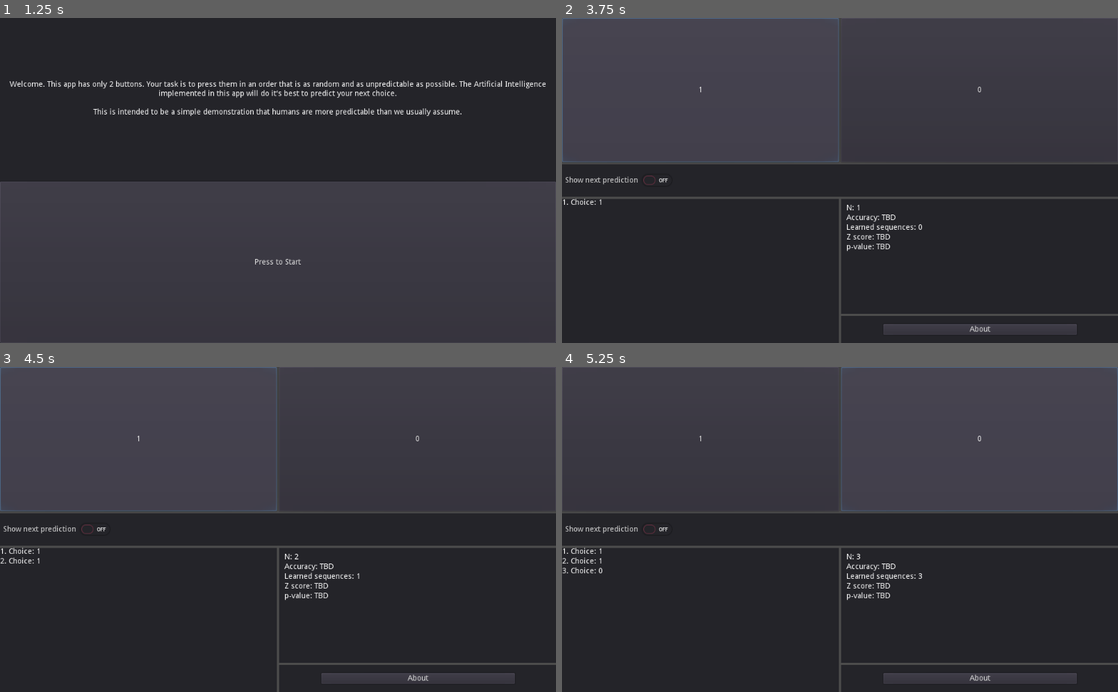
Above: before the commit, frames 1-4 (two rows, left to right).
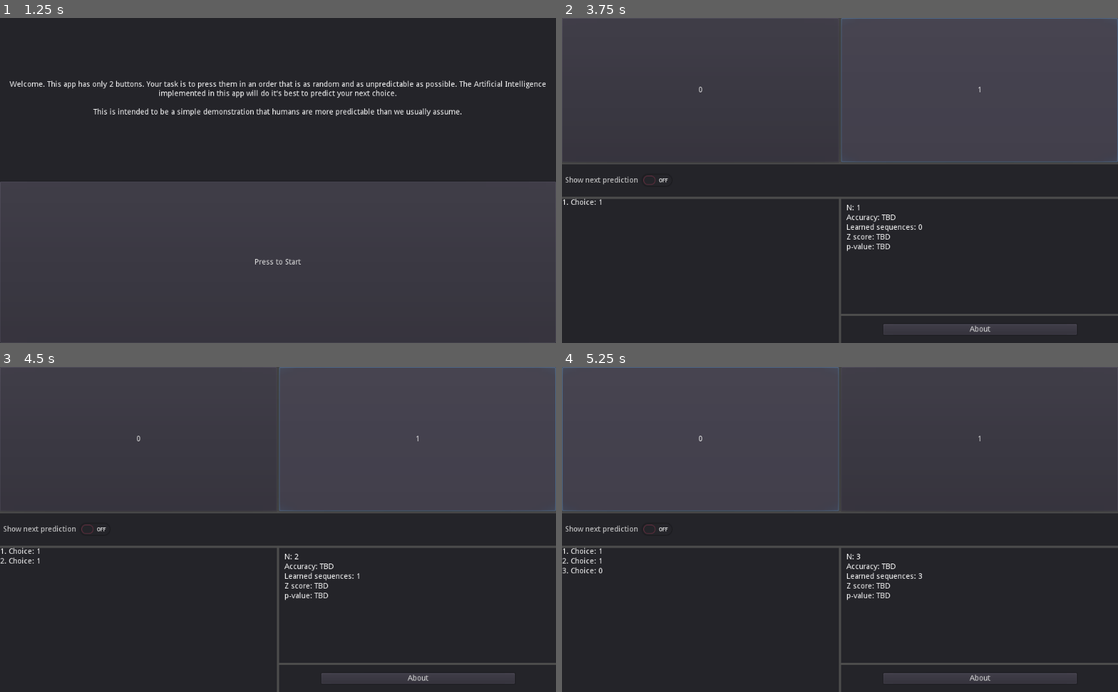
Above: after the commit, the same moments.

Repository: Winsalot/HumanRandomnessTest
Game: Godot game, scene res://Main.tscn
The game is run twice, just before and just after one commit, with the same random seed, the same clock (stepped at 60 frames per second) and the same inputs.
Inputs:
- Up to frame 1 (1.25 s): click "0" at 0.5 s
- Up to frame 2 (3.75 s): click "Press to Start" at 1.25 s; click "Show next prediction" at 2 s; click "Show next prediction" at 2.75 s; click "1" at 3.5 s
- Up to frame 3 (4.5 s): click "1" at 4.25 s
- Up to frame 4 (5.25 s): click "0" at 5 s

Frame 1 is identical in both runs. In frame 2, 0.9% of the frame differs, in the area x 0-100%, y 0-45%; in frame 3, 0.9%; in frame 4, 0.9%.

Commit message:
swapped buttons

Diff:
--- a/Main.tscn
+++ b/Main.tscn
@@ -3,13 +3,13 @@
 [ext_resource path="res://Main.gd" type="Script" id=1]
 
 [sub_resource type="InputEventAction" id=1]
-action = "select_1"
+action = "select_0"
 
 [sub_resource type="ShortCut" id=2]
 shortcut = SubResource( 1 )
 
 [sub_resource type="InputEventAction" id=3]
-action = "select_0"
+action = "select_1"
 
 [sub_resource type="ShortCut" id=4]
 shortcut = SubResource( 3 )
@@ -94,25 +94,25 @@
 size_flags_horizontal = 3
 size_flags_vertical = 3
 
+[node name="Button_A" type="Button" parent="MarginContainer/Everything/ButtonBox"]
+margin_right = 510.0
+margin_bottom = 266.0
+size_flags_horizontal = 3
+size_flags_vertical = 3
+shortcut = SubResource( 2 )
+text = "0"
+
 [node name="Button_B" type="Button" parent="MarginContainer/Everything/ButtonBox"]
-margin_right = 510.0
-margin_bottom = 266.0
-size_flags_horizontal = 3
-size_flags_vertical = 3
-shortcut = SubResource( 2 )
+margin_left = 514.0
+margin_right = 1024.0
+margin_bottom = 266.0
+size_flags_horizontal = 3
+size_flags_vertical = 3
+shortcut = SubResource( 4 )
 text = "1"
 __meta__ = {
 "_edit_use_anchors_": false
 }
-
-[node name="Button_A" type="Button" parent="MarginContainer/Everything/ButtonBox"]
-margin_left = 514.0
-margin_right = 1024.0
-margin_bottom = 266.0
-size_flags_horizontal = 3
-size_flags_vertical = 3
-shortcut = SubResource( 4 )
-text = "0"
 
 [node name="Predictions" type="Panel" parent="MarginContainer/Everything"]
 margin_top = 270.0
Not shown: 1 places in Main.tscn that only renumber resources
Not shown, added: export_presets.cfg
Not shown, added: .gitignore
Not shown, changed: README
